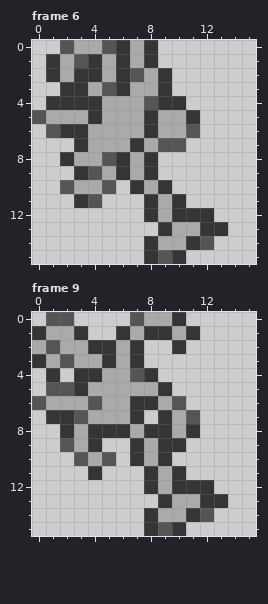
Pixel-art file -- art/neuron/neuron.ase. The picture above is the old version.
16x16 pixels, 10 frames. Shown: frame 6, frame 9. The commit also changed other frames, which this record leaves out.
And afterwards:
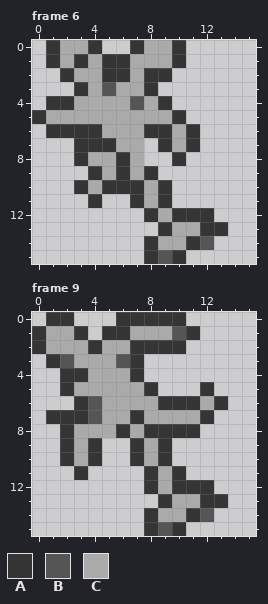
Palette (. is transparent): A #353535  B #555555  C #aaaaaa
The exact change:
Changed rows in their new state; - is an unchanged pixel.
Frame 6, layer "Layer 1":
first column x 0:
 0 -AC-A..ACCA-
 1 ---ACA--CCA-
 2 -.ACCA-CA---
 3 --.---C-A.--
 4 ---CC--BC-.-
 5 A---C---C-A.
 6 -A--A----A-A
 7 ----AA-C.ACA
 8 --.A-C--.-A-
 9 ---.A-------
10 --.A-AA-----
11 ---.A--ACA.-
Frame 9, layer "Layer 1":
first column x 0:
 0 -AA---AAAA----
 1 -----A--CCB---
 2 AC---C--AA----
 3 .A---CB-------
 4 -.A-C--A.-----
 5 -.AC----A.--A-
 6 ...A---CCAAACA
 7 ---AB---CC-CA-
 8 ----CC----A---
 9 --A-------.---
10 --ACA.--------
11 ---A.---------
Boxes around the changes in both pictures, in picture pixels (x1, y1, x2, y2):
changed: (32, 40, 200, 208)
changed: (32, 312, 228, 480)
